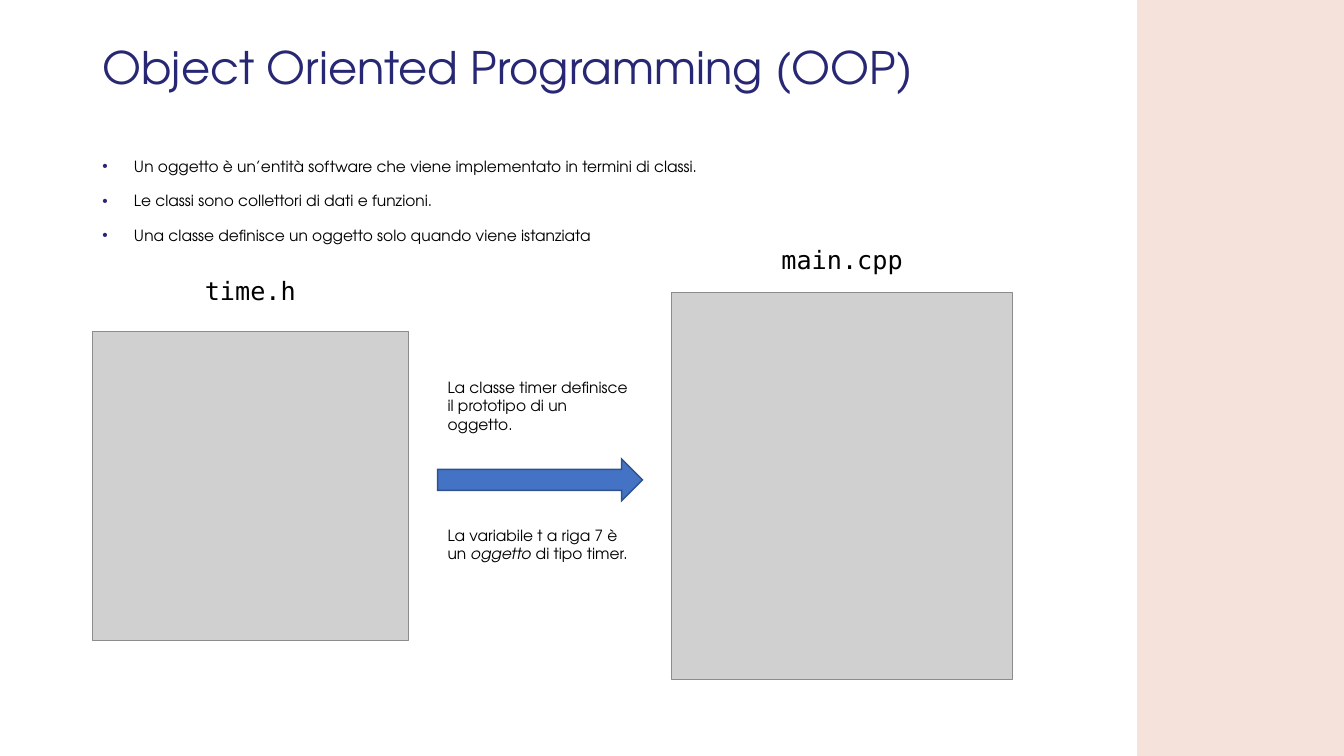
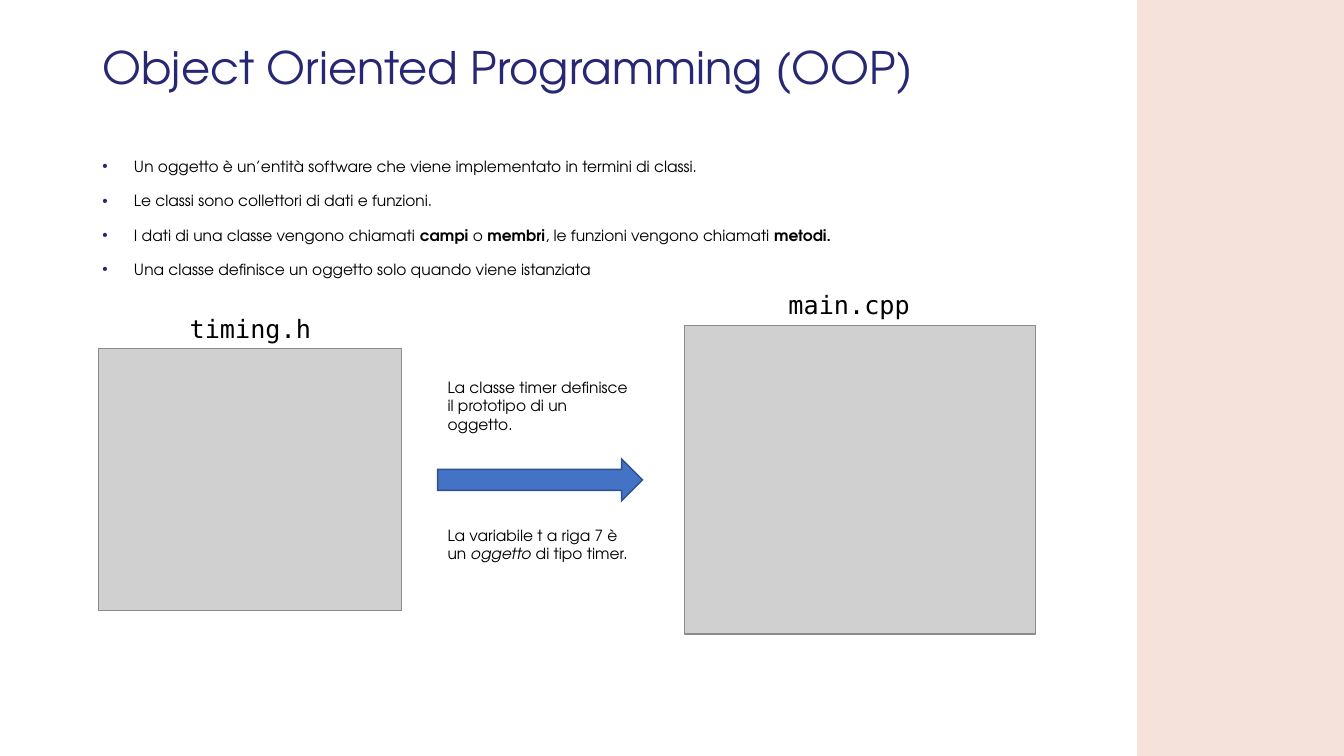
Before and after one commit to GMATZEU42/WS, a slide deck: slide 5 of WS02/WS_2.odp. Drawn at 1344x756 pixels with LibreOffice and Linux fonts; fonts in the diff are those of the drawing; grey boxes stand for pictures; background and template pictures are left out. Boxes give left, top, right and bottom in pixels: in the first picture for what was removed or moved away, otherwise in the second. Text is boxed around its words. In the diff, an @@ line names an element or a change of style, - is before the commit and + after.

```diff
--- a/WS02/WS_2.odp
+++ b/WS02/WS_2.odp
@@ text at <box>134,229,831,245</box>: paragraph added @@
+• I dati di una classe vengono chiamati campi o membri, le funzioni vengono chiamati metodi.
@@ text "main.cpp": place and size @@
-text "main.cpp" at <box>781,250,902,275</box>
+text "main.cpp" at <box>788,295,909,320</box>
@@ text at <box>190,319,311,344</box>: text changed @@
-time.h
+timing.h
@@ picture: place and size @@
-picture at <box>673,293,1013,680</box>
+picture at <box>685,326,1035,634</box>
@@ picture: place and size @@
-picture at <box>93,332,408,640</box>
+picture at <box>99,349,402,611</box>
```
Also in this commit, not shown: 6 other slides changed, 5 slides added, 1 slide removed, 4 other files.
